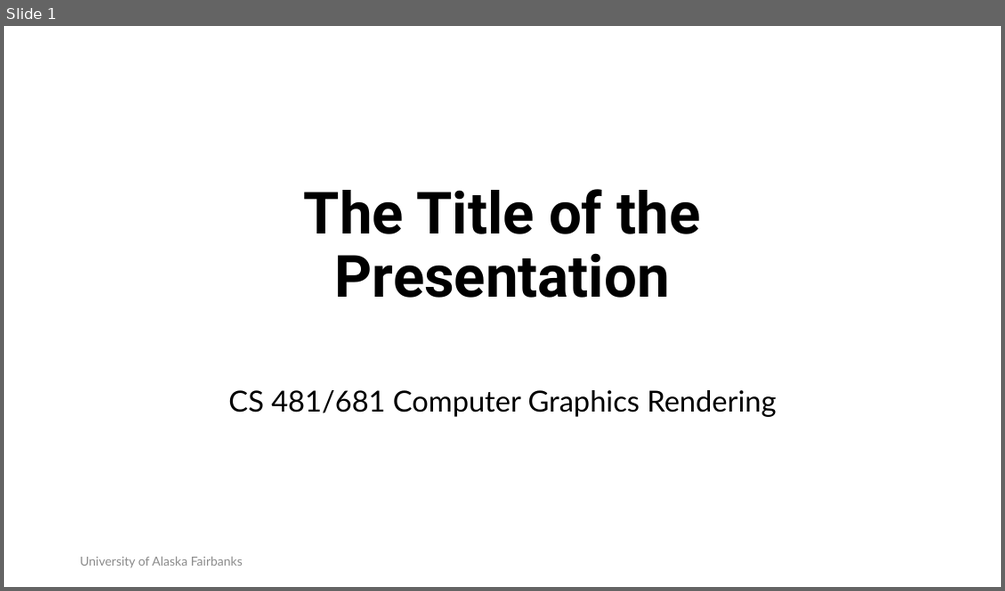
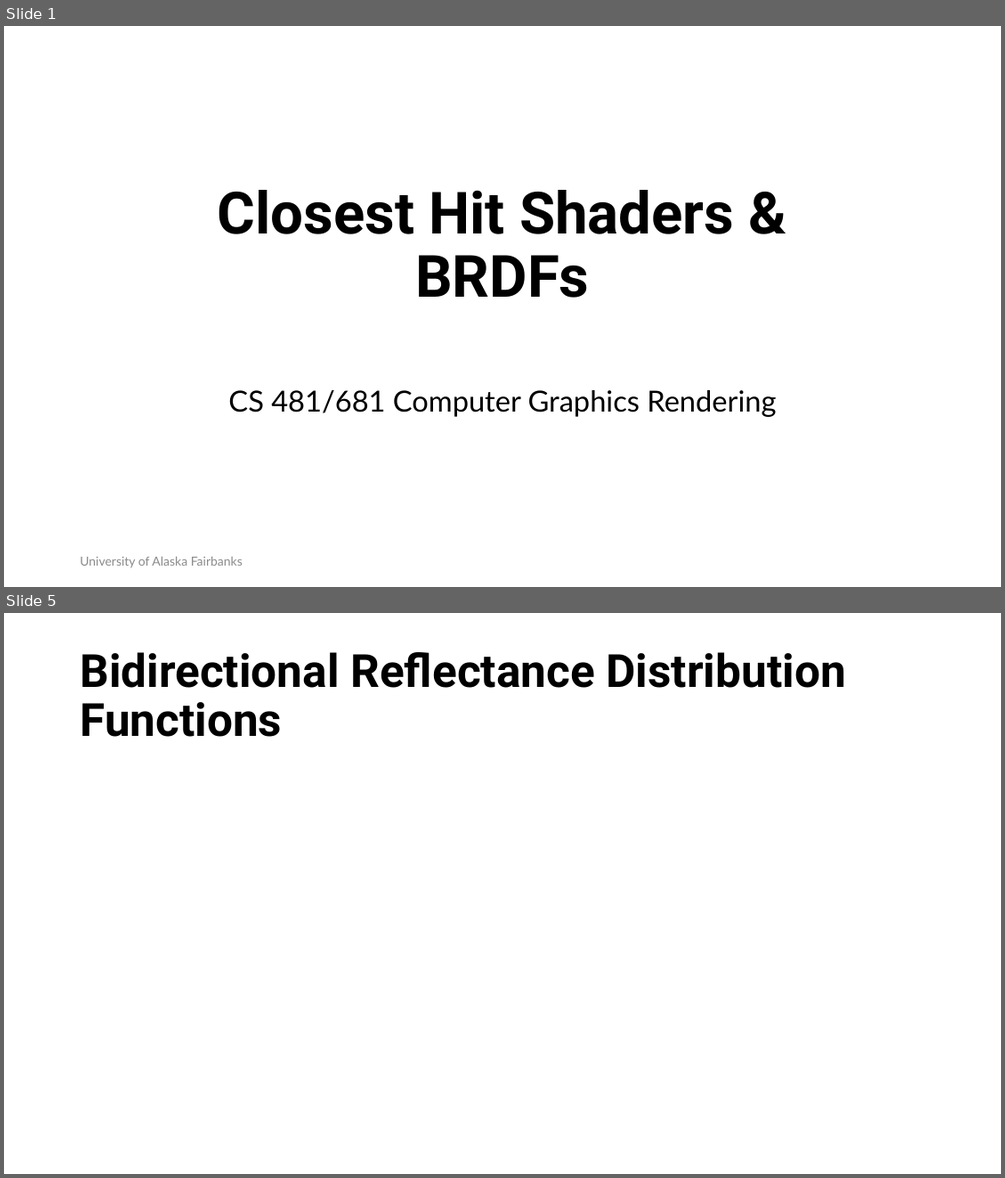
Before and after one commit to RahidZaman/cs481681-cgr, a slide deck: slides/pptx/week06.pptx. Shown one above the other, each under a label of ours: slide 1 before the commit, slides 1 and 5 after it; the slides between them are not shown. The pictures are 1005x591 and 1005x1178 pixels, drawn with LibreOffice and Linux fonts; fonts in the diff are those of the drawing; background and template pictures are left out. Boxes give left, top, right and bottom in pixels: in the first picture for what was removed or moved away, otherwise in the second. Text is boxed around its words. In the diff, an @@ line names an element or a change of style, - is before the commit and + after.

```diff
--- a/slides/pptx/week06.pptx
+++ b/slides/pptx/week06.pptx
@@ slide 5 added at [4,613,1001,1174], background #FFFFFF @@
@@ title added at [80,652,846,737], 44 pt, text #000000, bold @@
+Bidirectional Reflectance Distribution Functions
@@ slide 1 changed as well @@
@@ title at [218,190,734,297]: text changed @@
-The Title of the Presentation
+Closest Hit Shaders & BRDFs
```
Also in this commit, not shown: 1 other slide changed, 12 other slides added, 2 slides removed, 10 other files.
